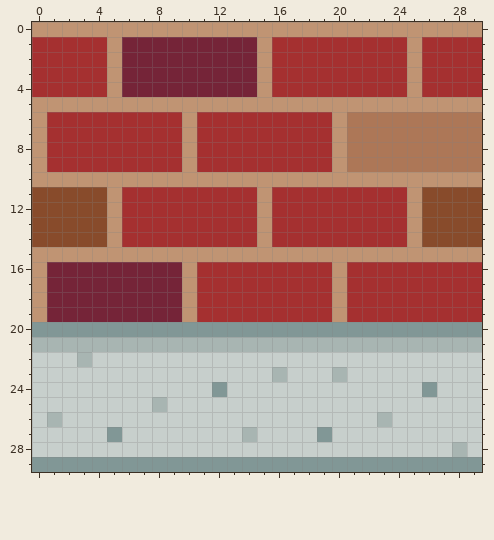
Pixel-art file, stored at Programs/Aseprite/Sprites/Walls.aseprite. This is how it looked before the edit.
30x30 pixels, 1 frame.
New version:
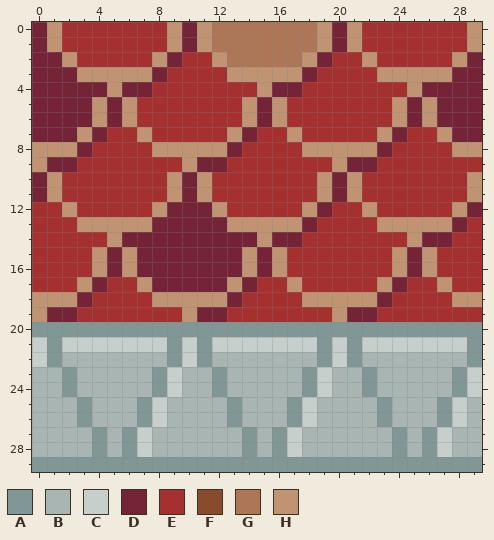
Palette (. is transparent): A #819796  B #a8b5b2  C #c7cfcc  D #752438  E #a53030  F #884b2b  G #ad7757  H #c09473
Change:
layer "Wall1" now hidden
layer "Wall4" added
Changed rows in their new state; - is an unchanged pixel.
Layer "Wall4":
first column x 0:
 0 D-EEEEEEE-D-GGGGGGG-D-EEEEEEE-
 1 DH---EEEEH-HGGGGGGGHDH---E---H
 2 DDH--EEEH-EEHGGGGGHD--H--E--HD
 3 DDDHH-HH-EEEEHH-HHD----HH-HHDD
 4 DDDDD---EEEEEEE-DD--------DDDD
 5 DDDD-D-EEEEEEE-D-EEEEEEE-D-DDD
 6 DDDDHDH---E---HDH---EEEEHDHDDD
 7 DDDHD--H--E--HD--H--EEEHDEEHDD
 8 -HHD----HH-HHD----HH-HHDEEEEHH
 9 -DD--------DD--------DDEEEEEEE
10 D-EEEEEEE-D-EEEEEEE-D-EEEEEEE-
11 DHEEEE---HDH---E---HDH---EEEEH
12 EEHEEE--HDDDH--E--HD--H--EEEHD
13 EEEHH-HHDDDDDHH-HHD----HH-HHDE
14 EEEEE-DDDDDDDDD-DD--------DDEE
15 EEEE-D-DDDDDDD-D-EEEEEEE-D-EEE
16 EEEEH-H---DDDDHDH---E---HDH---
17 EEEH-EEH--DDDHD--H--E--HD--H--
18 -HH-EEEEHH-HHD----HH-HHD----HH
19 ---EEEEEEE-DD--------DD-------
21 CACCCCCCCACACCCCCCCACACCCCCCCA
22 -AB-BBBBBA-ABBBBBBBA-ABBBBBBBA
23 BBABBBBBA-BBABBB-BA--BABBBBBA-
24 BBABBBBBA-BB-BBBBBA-BBABBBBBA-
25 BBBABBBACBBBBABBBA-BBBBABBBA-B
26 B-BABBBA-BBBBABBBA-BBBBABBBA-B
27 BBBBABA-BBBBBBABA-BBBBBBABA-BB
28 BBBBABA-BBBBBBABA-BBBBBBABA--B
